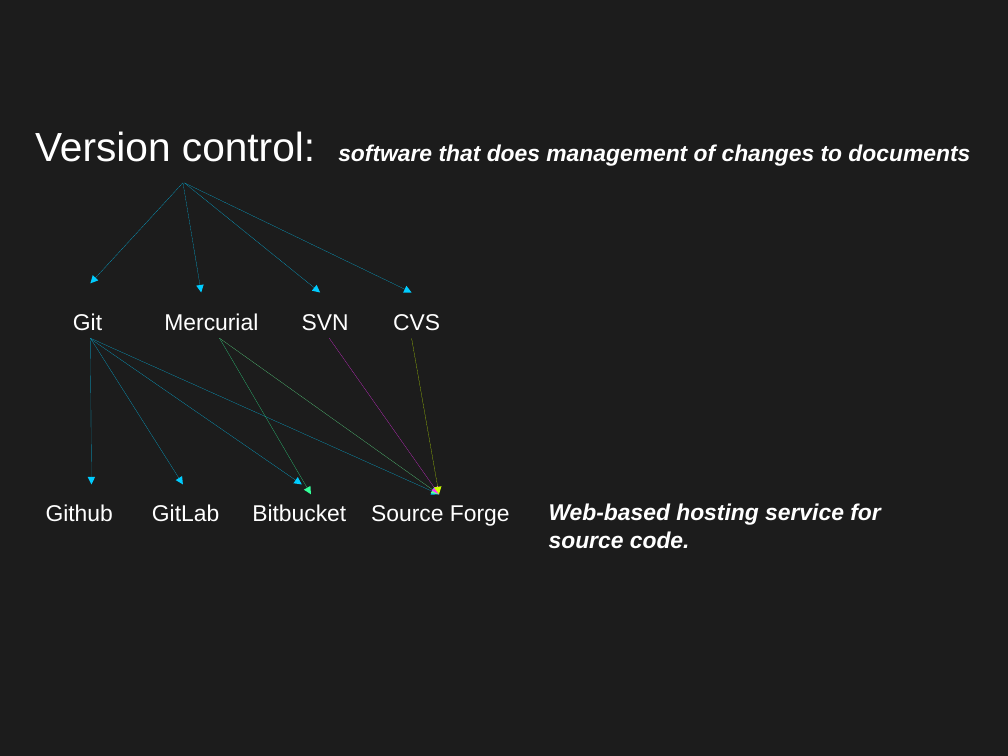
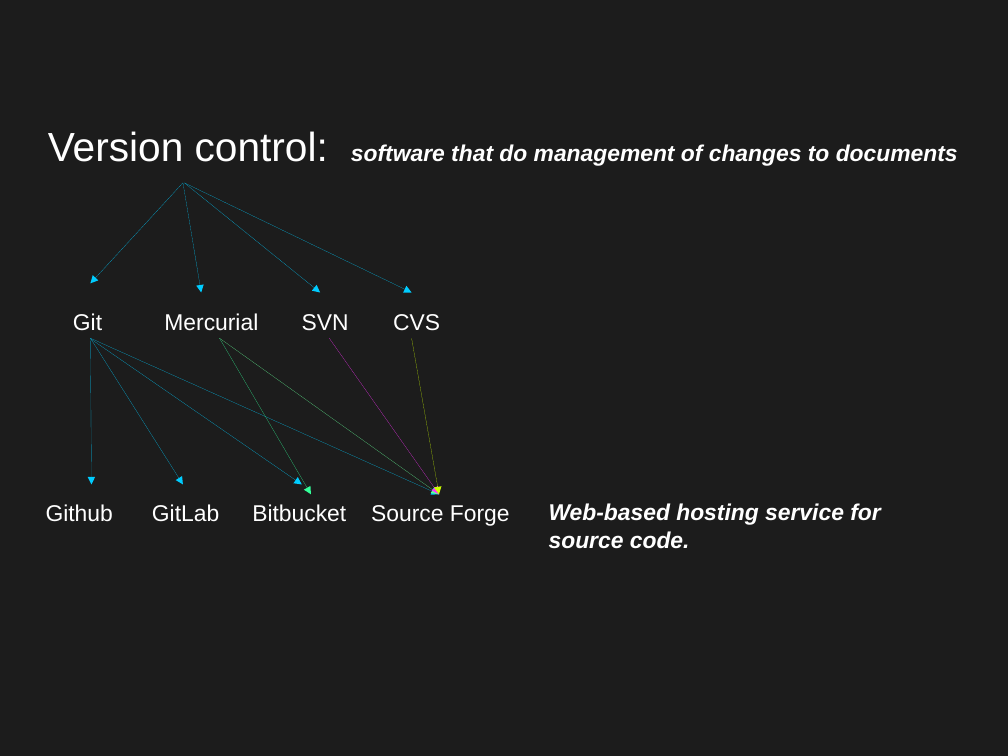
Before and after one commit to jngaravitoc/github_hands_on, a slide deck: slide 2 of git.odp. Drawn at 1008x756 pixels with LibreOffice and Linux fonts; fonts in the diff are those of the drawing. Boxes give left, top, right and bottom in pixels: in the first picture for what was removed or moved away, otherwise in the second. Text is boxed around its words. In the diff, an @@ line names an element or a change of style, - is before the commit and + after.

```diff
--- a/git.odp
+++ b/git.odp
@@ title at bbox=[48, 131, 958, 166]: text changed @@
-Version control: software that does management of changes to documents
+Version control: software that do management of changes to documents
```
Also in this commit, not shown: 11 other slides changed, 1 slide added, 1 slide removed, 1 other file.
